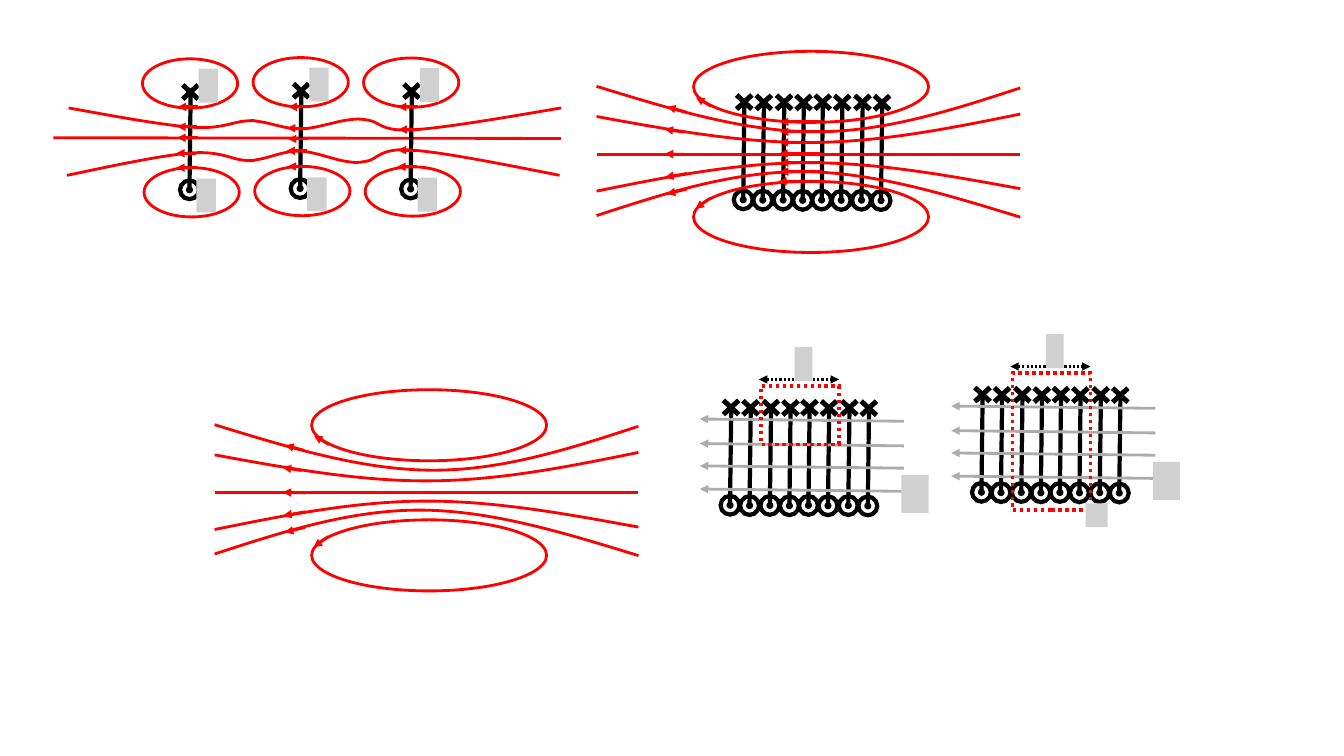
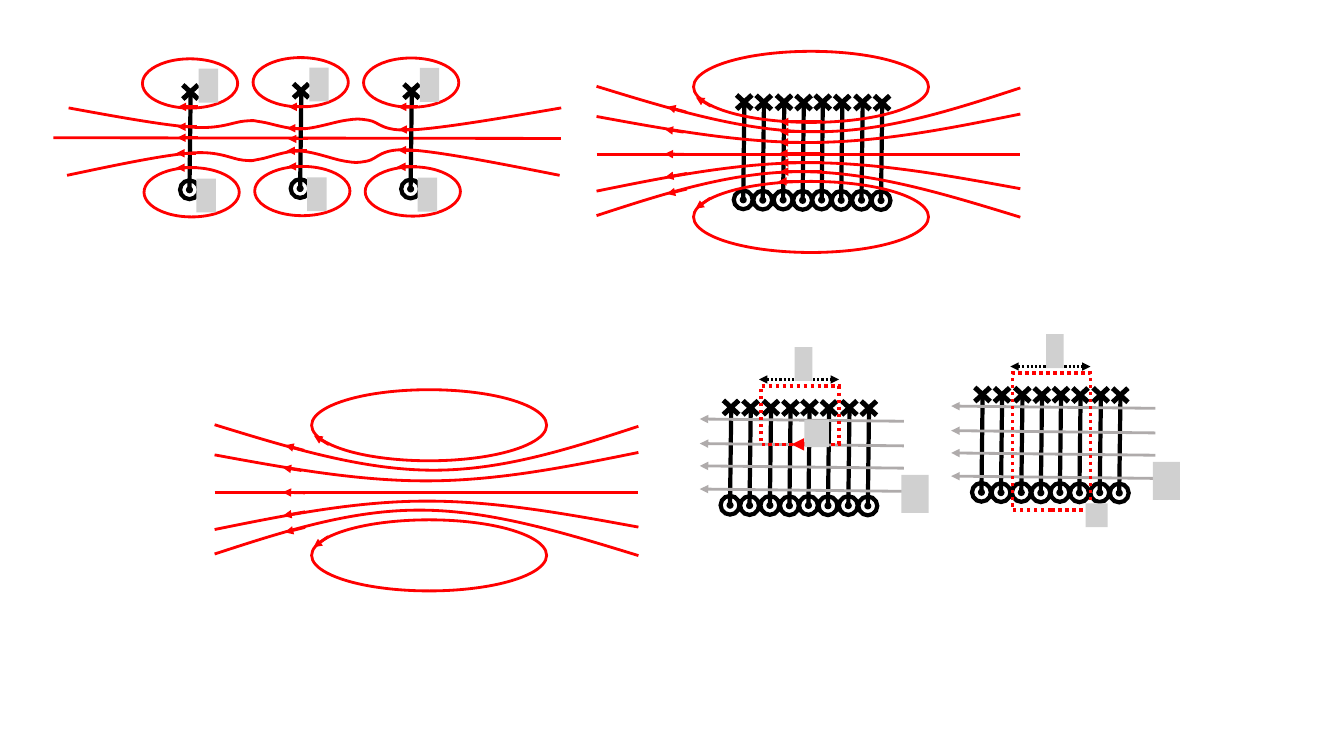
Before and after one commit to OSTP/PhysicsArtofModelling, a slide deck: slide 9 of tex/figures/MagneticSource/Figures.pptx. Drawn at 1344x756 pixels with LibreOffice and Linux fonts; fonts in the diff are those of the drawing; grey boxes stand for pictures; background and template pictures are left out. Boxes give left, top, right and bottom in pixels: in the first picture for what was removed or moved away, otherwise in the second. Text is boxed around its words. In the diff, an @@ line names an element or a change of style, - is before the commit and + after.

```diff
--- a/tex/figures/MagneticSource/Figures.pptx
+++ b/tex/figures/MagneticSource/Figures.pptx
@@ arrow added from (824, 445) to (791, 445), #FF0000 3 pt @@
@@ picture added at bbox=[805, 420, 829, 448] @@
```
Also in this commit, not shown: 3 other files.
